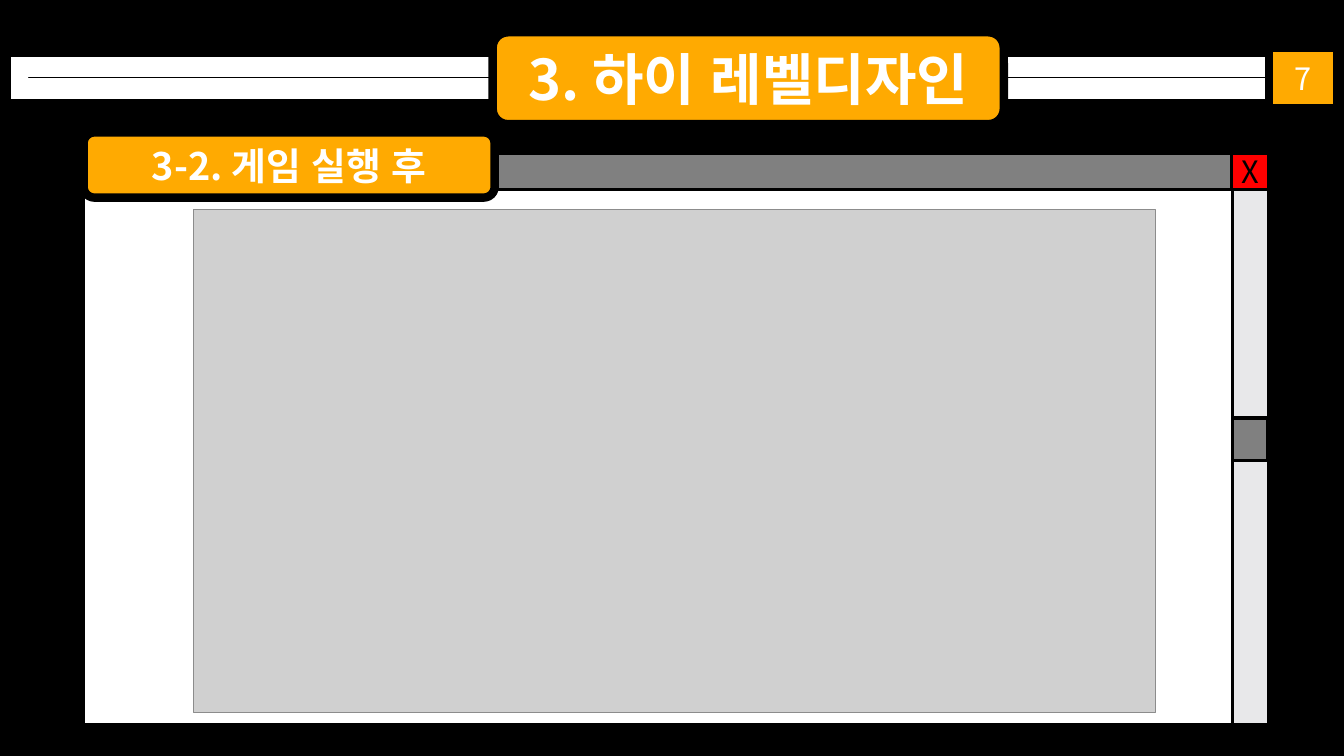
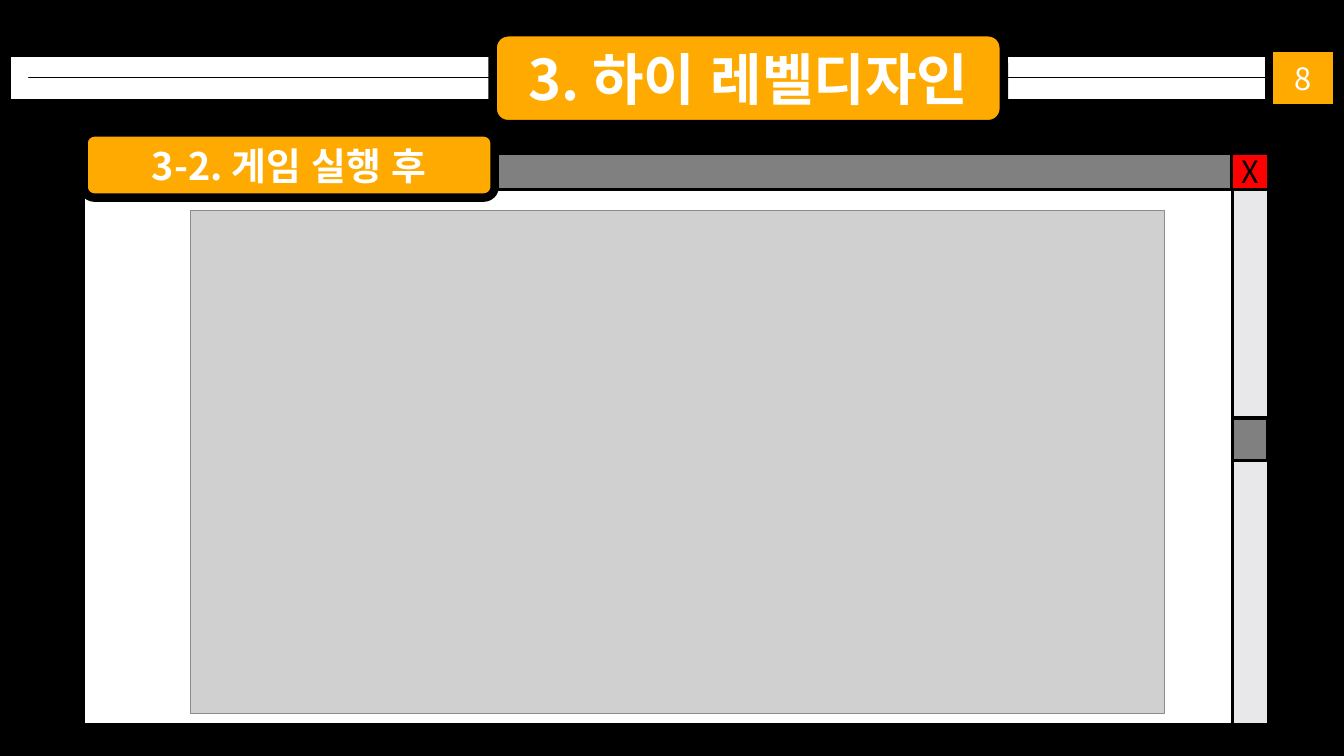
Before and after one commit to KimDJ7105/2023_network_game_project, a slide deck: slide 9 of 넷겜플 1팀 텀프로젝트 추진계획서.pptx (slide 8 before the commit). Drawn at 1344x756 pixels with LibreOffice and Linux fonts; fonts in the diff are those of the drawing; grey boxes stand for pictures; background and template pictures are left out. Boxes give left, top, right and bottom in pixels: in the first picture for what was removed or moved away, otherwise in the second. Text is boxed around its words. In the diff, an @@ line names an element or a change of style, - is before the commit and + after.

```diff
--- a/넷겜플 1팀 텀프로젝트 추진계획서.pptx
+++ b/넷겜플 1팀 텀프로젝트 추진계획서.pptx
@@ text in rectangle at bbox=[1294, 67, 1311, 91]: text changed @@
-7
+8
@@ picture: place and size @@
-picture at bbox=[194, 210, 1155, 713]
+picture at bbox=[191, 211, 1165, 714]
```
Also in this commit, not shown: 16 other slides changed, 2 slides added, 1 other file.
